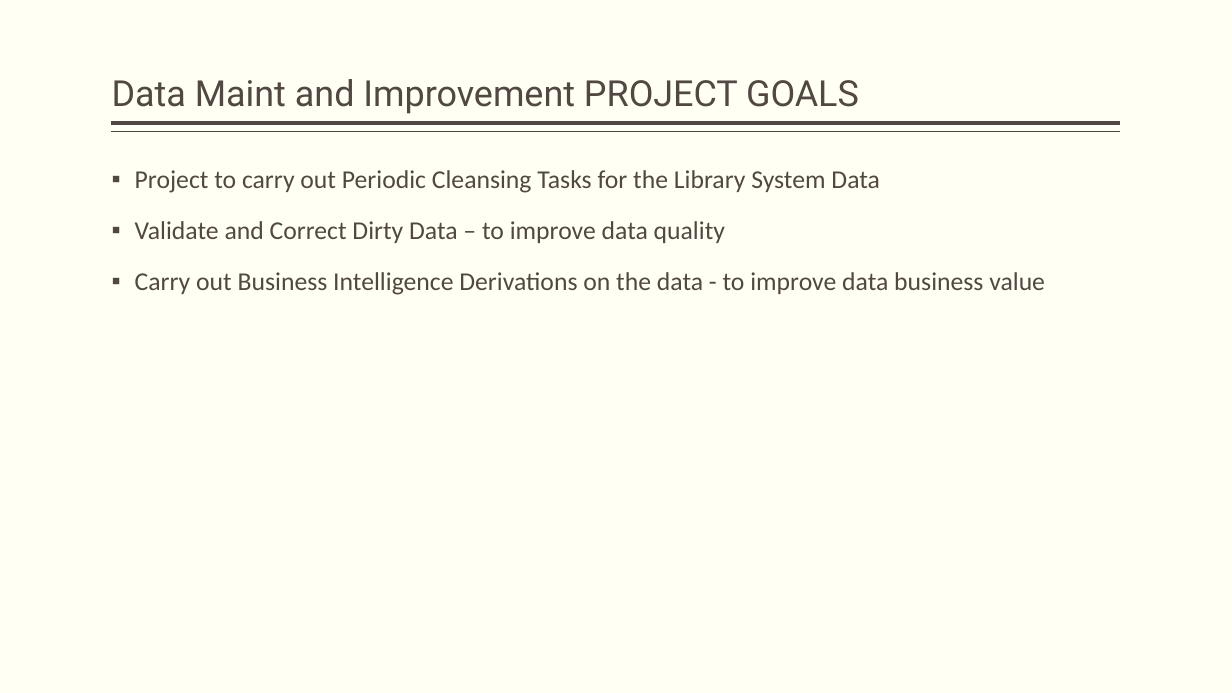
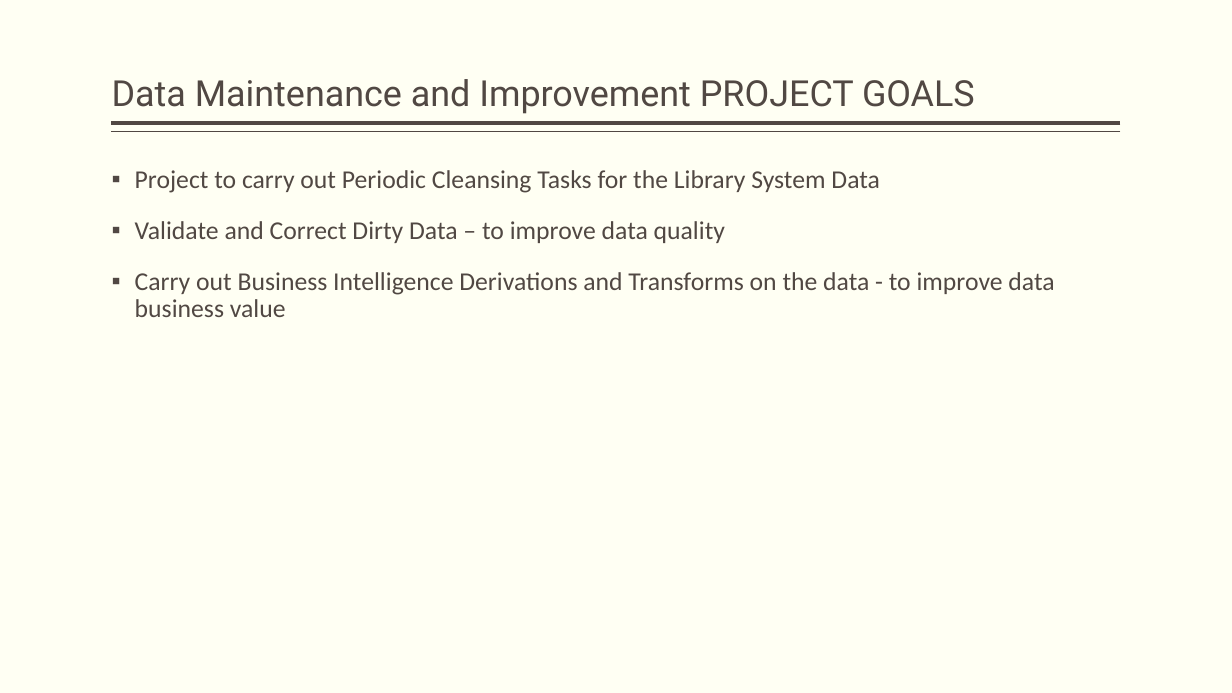
Before and after one commit to as-az01/QA-ProductDevDM05, a slide deck: slide 3 of LibrarySystemValidation.pptx. Drawn at 1232x693 pixels with LibreOffice and Linux fonts; fonts in the diff are those of the drawing. Boxes give left, top, right and bottom in pixels: in the first picture for what was removed or moved away, otherwise in the second. Text is boxed around its words. In the diff, an @@ line names an element or a change of style, - is before the commit and + after.

```diff
--- a/LibrarySystemValidation.pptx
+++ b/LibrarySystemValidation.pptx
@@ title at bbox=[112, 79, 975, 114]: text changed @@
-Data Maint and Improvement PROJECT GOALS
+Data Maintenance and Improvement PROJECT GOALS
@@ text at bbox=[135, 272, 1054, 317]: text changed @@
-▪ Carry out Business Intelligence Derivations on the data - to improve data business value
+▪ Carry out Business Intelligence Derivations and Transforms on the data - to improve data business value
```
Also in this commit, not shown: 3 other slides changed, 1 slide added, 3 slides removed, 1 other file.
